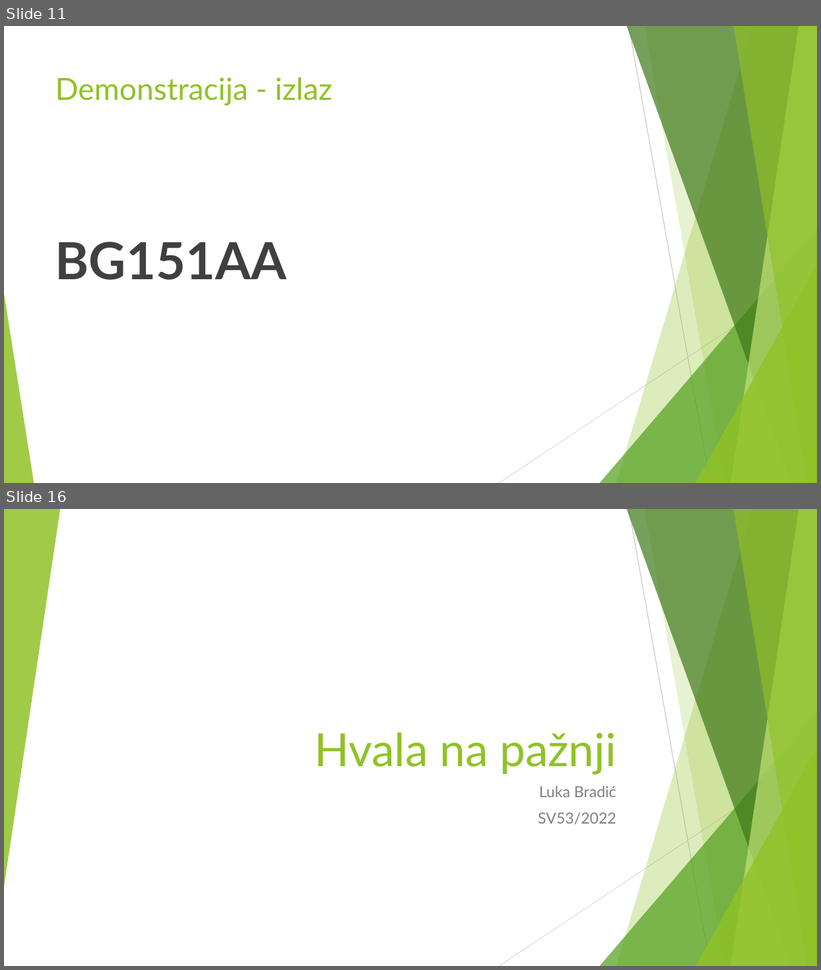
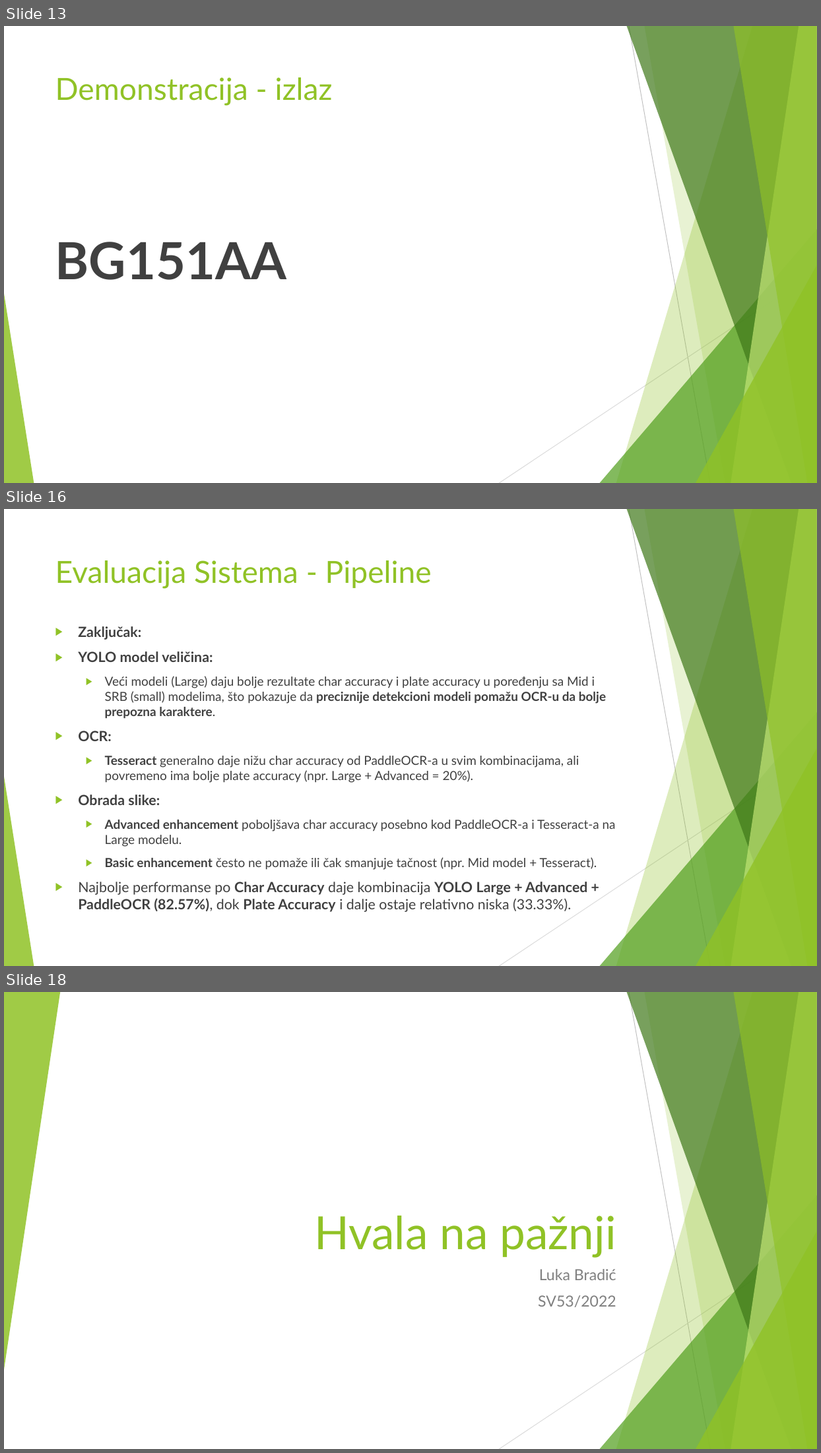
Before and after one commit to Bruda04/license-plate-detection, a slide deck: doc/License Plate Detection.pptx. Shown one above the other, each under a label of ours: slides 11 and 16 before the commit, slides 13, 16 and 18 after it; the slides between them are not shown. The pictures are 821x970 and 821x1453 pixels, drawn with LibreOffice and Linux fonts; fonts in the diff are those of the drawing. Boxes give left, top, right and bottom in pixels: in the first picture for what was removed or moved away, otherwise in the second. Text is boxed around its words. In the diff, an @@ line names an element or a change of style, - is before the commit and + after.

Commit message:
[FIX] Fix ppt

```diff
--- a/doc/License Plate Detection.pptx
+++ b/doc/License Plate Detection.pptx
@@ slide 16 added at <box>4,509,817,966</box>, background #FFFFFF; not listed: 10 template elements that a slide beside it also shows @@
@@ title added at <box>55,560,432,589</box>, 36 pt, text #90C226 @@
+Evaluacija Sistema - Pipeline
@@ text added at <box>78,626,616,912</box>, 14.8 pt, text #404040 @@
+▶ Zaključak:
+▶ YOLO model veličina:
+  ▶ Veći modeli (Large) daju bolje rezultate char accuracy i plate accuracy u poređenju sa Mid i SRB (small) modelima, što pokazuje da preciznije detekcioni modeli pomažu OCR-u da bolje prepozna karaktere.
+▶ OCR:
+  ▶ Tesseract generalno daje nižu char accuracy od PaddleOCR-a u svim kombinacijama, ali povremeno ima bolje plate accuracy (npr. Large + Advanced = 20%).
+▶ Obrada slike:
+  ▶ Advanced enhancement poboljšava char accuracy posebno kod PaddleOCR-a i Tesseract-a na Large modelu.
+  ▶ Basic enhancement često ne pomaže ili čak smanjuje tačnost (npr. Mid model + Tesseract).
+▶ Najbolje performanse po Char Accuracy daje kombinacija YOLO Large + Advanced + PaddleOCR (82.57%), dok Plate Accuracy i dalje ostaje relativno niska (33.33%).
@@ what was slide 11 is now slide 13 @@
@@ what was slide 16 is now slide 18 @@
```
Also in this commit, not shown: 1 slide changed, 2 other slides added, 1 slide removed.
